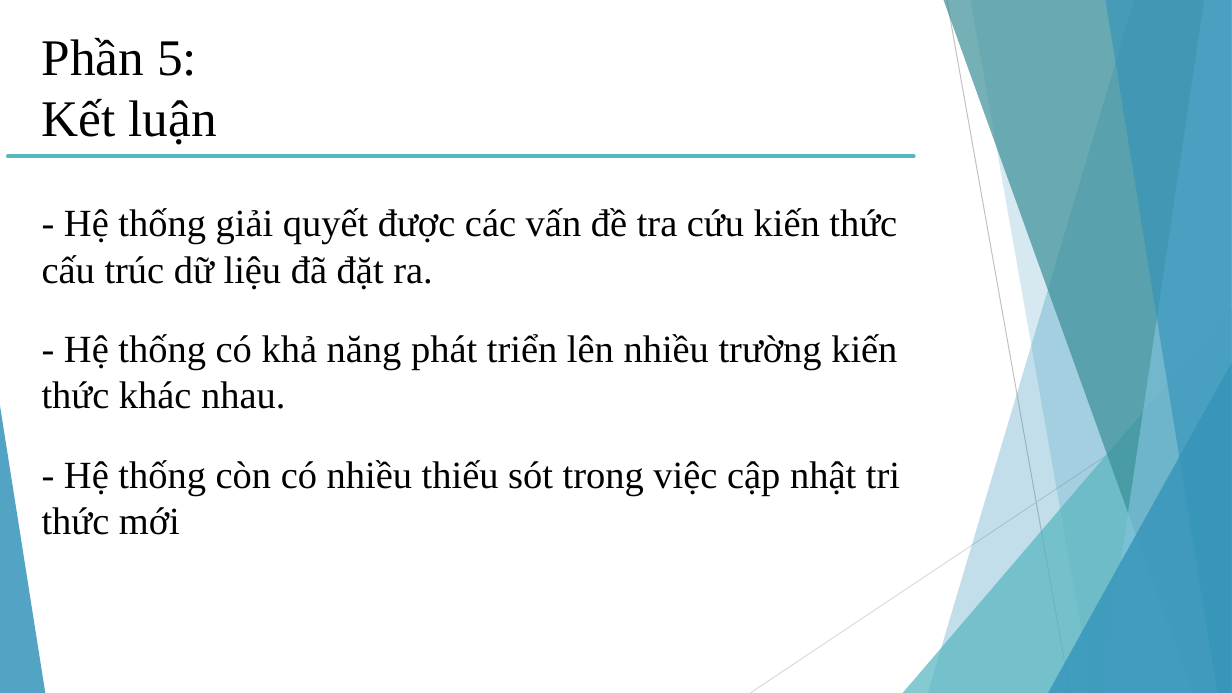
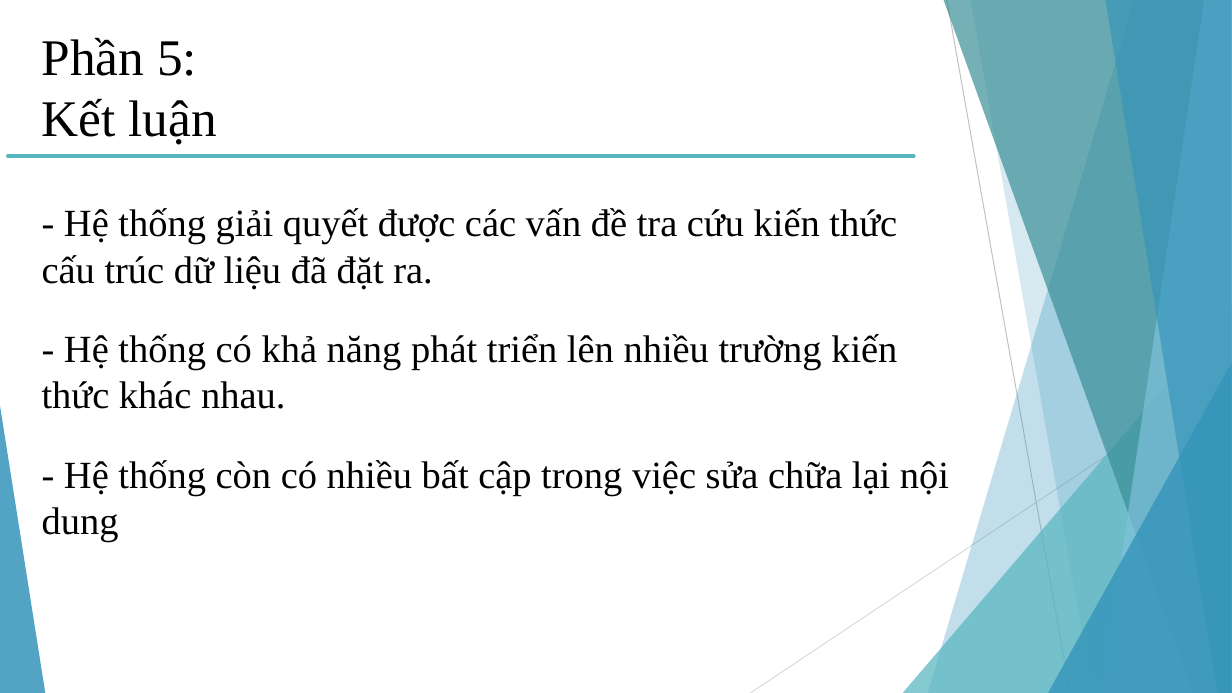
Before and after one commit to akaiki/DoAn_2021, a slide deck: slide 18 of BaoCaoDoAn.pptx. Drawn at 1232x693 pixels with LibreOffice and Linux fonts; fonts in the diff are those of the drawing. Boxes give left, top, right and bottom in pixels: in the first picture for what was removed or moved away, otherwise in the second. Text is boxed around its words. In the diff, an @@ line names an element or a change of style, - is before the commit and + after.

```diff
--- a/BaoCaoDoAn.pptx
+++ b/BaoCaoDoAn.pptx
@@ text at (42, 460, 949, 542): text changed @@
-- Hệ thống còn có nhiều thiếu sót trong việc cập nhật tri thức mới
+- Hệ thống còn có nhiều bất cập trong việc sửa chữa lại nội dung
```
Also in this commit, not shown: 1 other slide changed.
